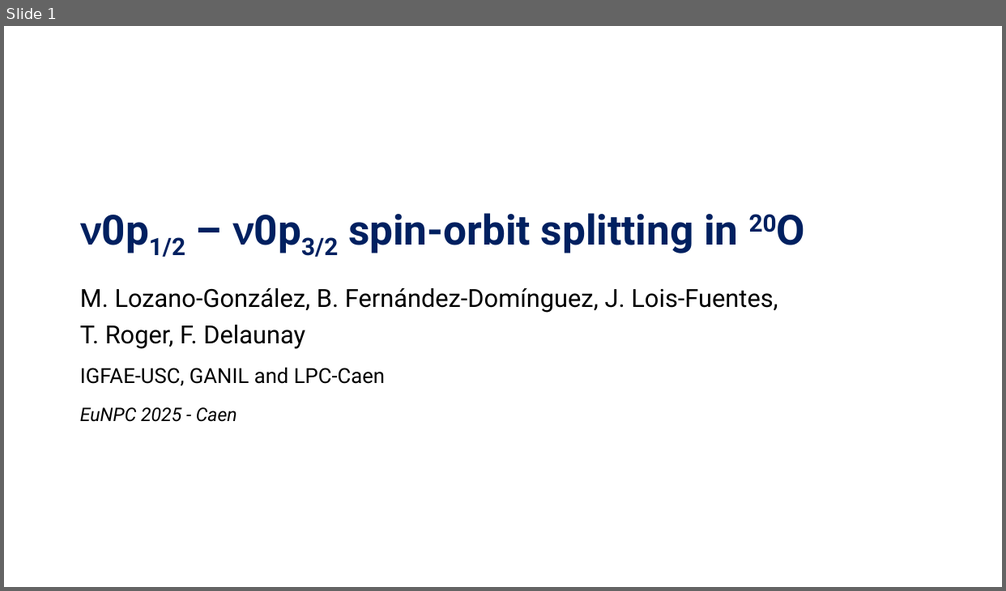
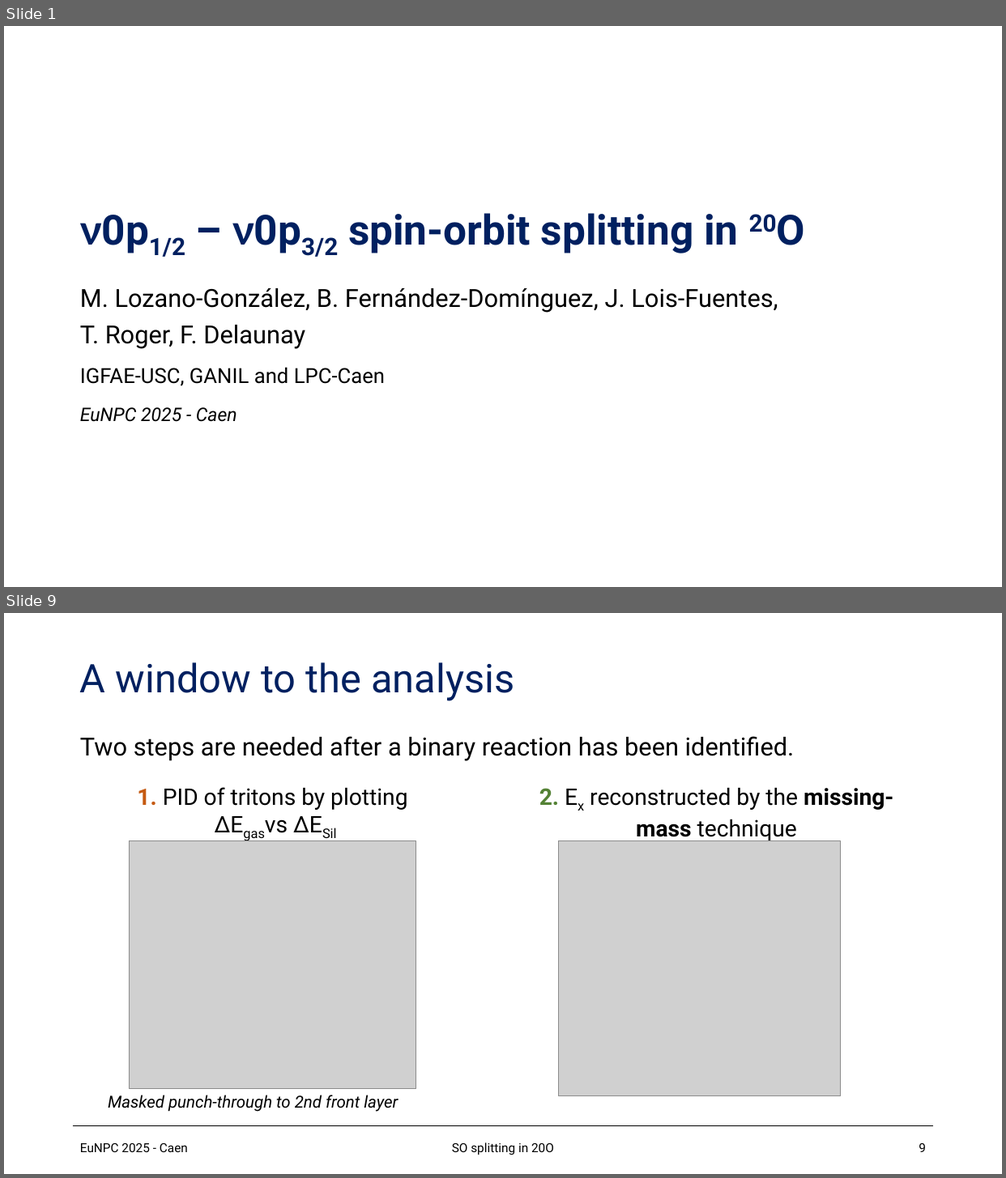
Before and after one commit to loopset/Docs, a slide deck: EuNPC/eunpc.pptx. Shown one above the other, each under a label of ours: slide 1 before the commit, slides 1 and 9 after it; the slides between them are not shown. The pictures are 1006x591 and 1006x1178 pixels, drawn with LibreOffice and Linux fonts; fonts in the diff are those of the drawing; grey boxes stand for pictures; background and template pictures are left out. Boxes give left, top, right and bottom in pixels: in the first picture for what was removed or moved away, otherwise in the second. Text is boxed around its words. In the diff, an @@ line names an element or a change of style, - is before the commit and + after.

```diff
--- a/EuNPC/eunpc.pptx
+++ b/EuNPC/eunpc.pptx
@@ slide 9 added at box(4, 613, 1002, 1174), background #FFFFFF @@
@@ title added at box(80, 662, 514, 701), 38 pt, text #002060 @@
+A window to the analysis
@@ text added at box(80, 736, 795, 761), 24 pt, text #000000 @@
+Two steps are needed after a binary reaction has been identified.
@@ text added at box(137, 787, 407, 810), 22 pt, text #000000 @@
+1. PID of tritons by plotting
+ΔEgasvs ΔESil
@@ text added at box(539, 787, 893, 842), 22 pt, text #000000 @@
+2. Ex reconstructed by the missing-mass technique
@@ picture added at box(129, 841, 415, 1089) @@
@@ picture added at box(559, 841, 840, 1097) @@
@@ text added at box(108, 1095, 398, 1112), 16 pt, text #000000, italic @@
+Masked punch-through to 2nd front layer
@@ line added from (73, 1127) to (934, 1127), #000000 1 pt @@
@@ text added at box(80, 1144, 188, 1152), 12 pt, text #000000 @@
+EuNPC 2025 - Caen
@@ text added at box(452, 1143, 554, 1156), 12 pt, text #000000 @@
+SO splitting in 20O
@@ page number added at box(918, 1144, 926, 1152), 12 pt, text #000000 @@
+9
```
Also in this commit, not shown: 1 slide changed, 11 other slides added, 24 other files.
